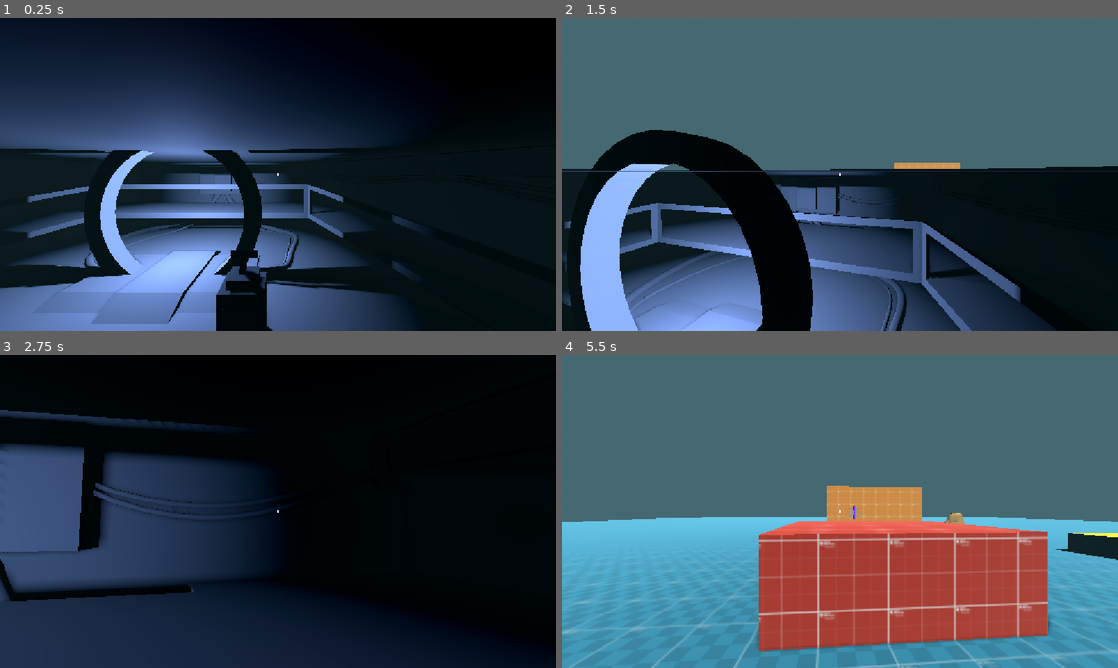
Above: before the commit, frames 1-4 (two rows, left to right).
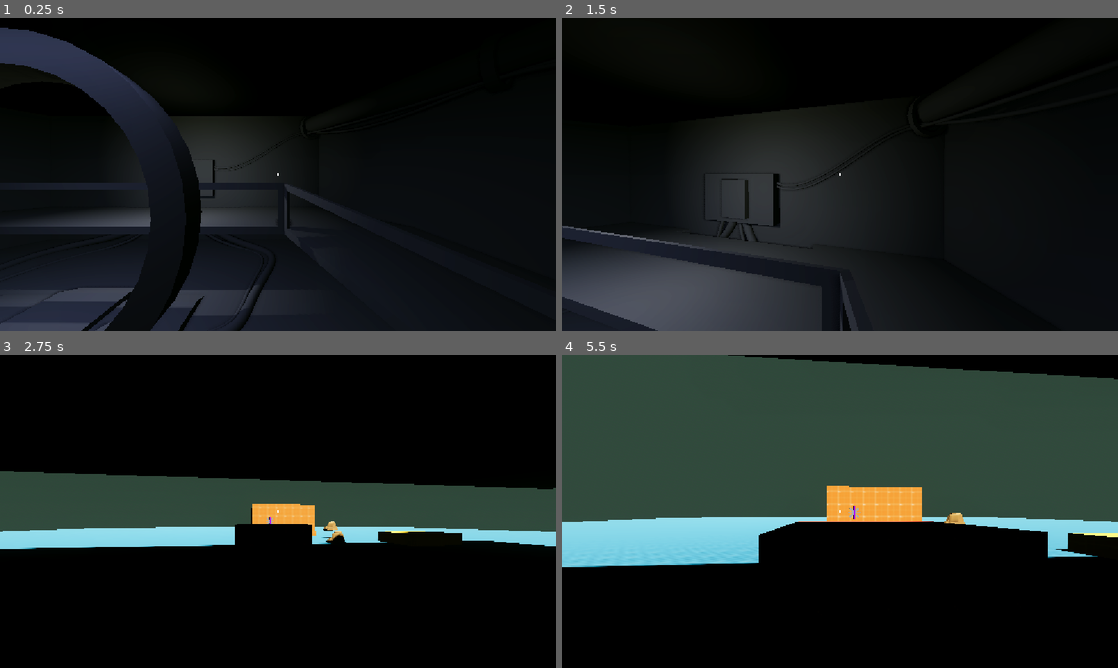
Above: after the commit, the same moments.

Repository: Raamxie/LudumDare60
Game: Godot game, scene res://scenes/main.tscn
Same seed, same stepped clock (60 frames per second), same inputs: the game is played once before the commit and once after it.
Inputs (mouse positions are in pixels of both pictures, inside the frame that each line leads up to):
- Up to frame 1 (0.25 s): no input
- Up to frame 2 (1.5 s): tap Enter at 0.5 s; move the mouse to (867, 174) at 0.52 s; hold W (forward) from 0.53 s (still down); click (867, 174) at 0.6 s; tap Space (jump) at 0.77 s; move the mouse to (812, 174) at 1.27 s; tap Q (drop) at 1.35 s
- Up to frame 3 (2.75 s): keep holding W (forward); tap Space (jump) at 1.52 s; move the mouse to (289, 505) at 2.02 s; tap E (interact) at 2.1 s
- Up to frame 4 (5.5 s): keep holding W (forward); move the mouse to (834, 517) at 2.77 s; tap Shift (sprint) at 2.85 s; tap Space (jump) at 3.02, 3.77, 4.52 s; move the mouse to (878, 514) at 3.52 s; tap F (use_tool) at 3.6 s; move the mouse to (795, 508) at 4.27 s; tap 1 at 4.35 s; move the mouse to (845, 511) at 5.02 s; tap 2 at 5.1 s

The runs differ from the first frame. In frame 1, 49% of the frame differs, in the area x 0-77%, y 0-100%; in frame 2, 77%; in frame 3, 48%; in frame 4, 100%, in the area x 0-100%, y 0-100%.

Commit message:
Lights + LED lights

Diff:
--- a/ludum-dare-60/assets/models/Room/LED_Light_green.tscn
+++ b/ludum-dare-60/assets/models/Room/LED_Light_green.tscn
@@ -5,12 +5,24 @@
 bottom_radius = 0.65
 height = 0.365
 
+[sub_resource type="StandardMaterial3D" id="StandardMaterial3D_0a3du"]
+albedo_color = Color(0.5689727, 0.56897277, 0.5689727, 1)
+
 [sub_resource type="CapsuleMesh" id="CapsuleMesh_yta21"]
 
 [sub_resource type="StandardMaterial3D" id="StandardMaterial3D_j4j6x"]
 emission_enabled = true
-emission = Color(0.3268272, 0.6228538, 3.85046e-07, 1)
-emission_energy_multiplier = 1.35
+emission = Color(0, 0.43726265, 0.21714598, 1)
+emission_energy_multiplier = 2.6
+
+[sub_resource type="CapsuleMesh" id="CapsuleMesh_j4j6x"]
+
+[sub_resource type="StandardMaterial3D" id="StandardMaterial3D_33p2j"]
+transparency = 1
+blend_mode = 1
+cull_mode = 2
+albedo_color = Color(0.33333334, 0.59607846, 0.27450982, 0.60784316)
+refraction_scale = -1.0
 
 [node name="Node3D" type="Node3D" unique_id=52842329]
 transform = Transform3D(0.16, 0, 0, 0, 0.16, 0, 0, 0, 0.16, 0, 0, 0)
@@ -18,8 +30,14 @@
 [node name="MeshInstance3D2" type="MeshInstance3D" parent="." unique_id=687912127]
 transform = Transform3D(1, 0, 0, 0, 1, 0, 0, 0, 1, 0, 0.16453397, 0)
 mesh = SubResource("CylinderMesh_yta21")
+surface_material_override/0 = SubResource("StandardMaterial3D_0a3du")
 
 [node name="MeshInstance3D" type="MeshInstance3D" parent="." unique_id=101817216]
-transform = Transform3D(1, 0, 0, 0, 1, 0, 0, 0, 1, 0, 0.87963384, 0)
+transform = Transform3D(0.35, 0, 0, 0, 0.35, 0, 0, 0, 0.35, 0, 0.4364119, 0)
 mesh = SubResource("CapsuleMesh_yta21")
 surface_material_override/0 = SubResource("StandardMaterial3D_j4j6x")
+
+[node name="MeshInstance3D3" type="MeshInstance3D" parent="." unique_id=2107160394]
+transform = Transform3D(0.8332499, 0, 0, 0, 0.8332499, 0, 0, 0, 0.8332499, 0, 0.6595055, 0)
+mesh = SubResource("CapsuleMesh_j4j6x")
+surface_material_override/0 = SubResource("StandardMaterial3D_33p2j")
--- a/ludum-dare-60/assets/models/Room/LED_Light_red.tscn
+++ b/ludum-dare-60/assets/models/Room/LED_Light_red.tscn
@@ -1,25 +1,43 @@
-[gd_scene format=3 uid="uid://1ruo2haqqkw"]
+[gd_scene format=3 uid="uid://d361sy0nnpy2s"]
 
 [sub_resource type="CylinderMesh" id="CylinderMesh_yta21"]
 top_radius = 0.65
 bottom_radius = 0.65
 height = 0.365
 
+[sub_resource type="StandardMaterial3D" id="StandardMaterial3D_0a3du"]
+albedo_color = Color(0.5689727, 0.56897277, 0.5689727, 1)
+
 [sub_resource type="CapsuleMesh" id="CapsuleMesh_yta21"]
 
 [sub_resource type="StandardMaterial3D" id="StandardMaterial3D_j4j6x"]
 emission_enabled = true
-emission = Color(1, 0, 0, 1)
-emission_energy_multiplier = 1.35
+emission = Color(1, 0, 0.09411765, 1)
+emission_energy_multiplier = 2.6
+
+[sub_resource type="CapsuleMesh" id="CapsuleMesh_j4j6x"]
+
+[sub_resource type="StandardMaterial3D" id="StandardMaterial3D_33p2j"]
+transparency = 1
+blend_mode = 1
+cull_mode = 2
+albedo_color = Color(1, 0.1882353, 0.2, 0.60784316)
+refraction_scale = -1.0
 
 [node name="Node3D" type="Node3D" unique_id=52842329]
-transform = Transform3D(0.16, 0, 0, 0, 0.16, 0, 0, 0, 0.16, 0, 0, 0)
+transform = Transform3D(0.09, 0, 0, 0, 0.09, 0, 0, 0, 0.09, 0, 0, 0)
 
 [node name="MeshInstance3D2" type="MeshInstance3D" parent="." unique_id=687912127]
 transform = Transform3D(1, 0, 0, 0, 1, 0, 0, 0, 1, 0, 0.16453397, 0)
 mesh = SubResource("CylinderMesh_yta21")
+surface_material_override/0 = SubResource("StandardMaterial3D_0a3du")
 
 [node name="MeshInstance3D" type="MeshInstance3D" parent="." unique_id=101817216]
-transform = Transform3D(1, 0, 0, 0, 1, 0, 0, 0, 1, 0, 0.87963384, 0)
+transform = Transform3D(0.35, 0, 0, 0, 0.35, 0, 0, 0, 0.35, 0, 0.4364119, 0)
 mesh = SubResource("CapsuleMesh_yta21")
 surface_material_override/0 = SubResource("StandardMaterial3D_j4j6x")
+
+[node name="MeshInstance3D3" type="MeshInstance3D" parent="." unique_id=2107160394]
+transform = Transform3D(0.8332499, 0, 0, 0, 0.8332499, 0, 0, 0, 0.8332499, 0, 0.6595055, 0)
+mesh = SubResource("CapsuleMesh_j4j6x")
+surface_material_override/0 = SubResource("StandardMaterial3D_33p2j")
--- a/ludum-dare-60/assets/models/Room/LED_Light_yellow.tscn
+++ b/ludum-dare-60/assets/models/Room/LED_Light_yellow.tscn
@@ -5,21 +5,45 @@
 bottom_radius = 0.65
 height = 0.365
 
+[sub_resource type="StandardMaterial3D" id="StandardMaterial3D_0a3du"]
+albedo_color = Color(0.5689727, 0.56897277, 0.5689727, 1)
+
 [sub_resource type="CapsuleMesh" id="CapsuleMesh_yta21"]
 
 [sub_resource type="StandardMaterial3D" id="StandardMaterial3D_j4j6x"]
 emission_enabled = true
-emission = Color(0.6806012, 0.5022167, 0, 1)
-emission_energy_multiplier = 1.35
+emission = Color(0.5703901, 0.5696849, 3.85046e-07, 1)
+emission_energy_multiplier = 2.6
+
+[sub_resource type="CapsuleMesh" id="CapsuleMesh_j4j6x"]
+
+[sub_resource type="StandardMaterial3D" id="StandardMaterial3D_33p2j"]
+transparency = 1
+blend_mode = 1
+cull_mode = 2
+albedo_color = Color(0.55045414, 0.45111096, 0.12676367, 0.60784316)
+refraction_scale = -1.0
 
 [node name="Node3D" type="Node3D" unique_id=52842329]
-transform = Transform3D(0.16, 0, 0, 0, 0.16, 0, 0, 0, 0.16, 0, 0, 0)
+transform = Transform3D(0.09, 0, 0, 0, 0.09, 0, 0, 0, 0.09, 0, 0, 0)
 
 [node name="MeshInstance3D2" type="MeshInstance3D" parent="." unique_id=687912127]
 transform = Transform3D(1, 0, 0, 0, 1, 0, 0, 0, 1, 0, 0.16453397, 0)
 mesh = SubResource("CylinderMesh_yta21")
+surface_material_override/0 = SubResource("StandardMaterial3D_0a3du")
 
 [node name="MeshInstance3D" type="MeshInstance3D" parent="." unique_id=101817216]
-transform = Transform3D(1, 0, 0, 0, 1, 0, 0, 0, 1, 0, 0.87963384, 0)
+transform = Transform3D(0.35, 0, 0, 0, 0.35, 0, 0, 0, 0.35, 0, 0.4364119, 0)
 mesh = SubResource("CapsuleMesh_yta21")
 surface_material_override/0 = SubResource("StandardMaterial3D_j4j6x")
+
+[node name="OmniLight3D" type="OmniLight3D" parent="MeshInstance3D" unique_id=985406367]
+transform = Transform3D(31.74603, 0, 0, 0, 31.74603, 0, 0, 0, 31.74603, 0, 1.271609, 0)
+light_color = Color(1, 1, 0.38431373, 1)
+light_energy = 0.165
+omni_range = 0.145
+
+[node name="MeshInstance3D3" type="MeshInstance3D" parent="." unique_id=2107160394]
+transform = Transform3D(0.8332499, 0, 0, 0, 0.8332499, 0, 0, 0, 0.8332499, 0, 0.6595055, 0)
+mesh = SubResource("CapsuleMesh_j4j6x")
+surface_material_override/0 = SubResource("StandardMaterial3D_33p2j")
--- a/ludum-dare-60/scenes/main.tscn
+++ b/ludum-dare-60/scenes/main.tscn
@@ -8,6 +8,9 @@
 [ext_resource type="PackedScene" uid="uid://dqkmbtx00qkb4" path="res://scenes/box_object.tscn" id="6_tefeu"]
 [ext_resource type="PackedScene" uid="uid://bbr83scbn10xt" path="res://scenes/Interaction Panels/Valve_Panel.tscn" id="8_85g3d"]
 [ext_resource type="PackedScene" uid="uid://c24eum0t5phaq" path="res://scenes/box_item.tscn" id="8_tipki"]
+[ext_resource type="PackedScene" uid="uid://b182lyb1nrcc" path="res://assets/models/Room/LED_Light_yellow.tscn" id="11_ya4ey"]
+[ext_resource type="PackedScene" uid="uid://dm4uaqpxfwxts" path="res://assets/models/Room/LED_Light_green.tscn" id="12_eb6dy"]
+[ext_resource type="PackedScene" uid="uid://d361sy0nnpy2s" path="res://assets/models/Room/LED_Light_red.tscn" id="13_trceg"]
 [ext_resource type="PackedScene" uid="uid://o2ijm6dmngno" path="res://assets/models/Room/Room_blockout.fbx" id="15_jkv2x"]
 [ext_resource type="PackedScene" uid="uid://diixd6fgdph0i" path="res://scenes/items/flashlight.tscn" id="17_muem4"]
 
@@ -40,15 +43,34 @@
 background_mode = 2
 sky = SubResource("Sky_yf5fn")
 ambient_light_source = 2
-ambient_light_color = Color(0.73, 1, 0.9955, 1)
-ambient_light_energy = 0.0
+ambient_light_color = Color(0.117501564, 0.1262055, 0.10589004, 1)
+ambient_light_energy = 0.51
+tonemap_mode = 3
 ssao_enabled = true
 glow_enabled = true
+glow_intensity = 0.63
+glow_bloom = 0.07
 fog_enabled = true
-fog_light_color = Color(0.37820002, 0.56363994, 0.61, 1)
-fog_light_energy = 0.5
+fog_light_color = Color(0.38796708, 0.4915818, 0.43176797, 1)
+fog_light_energy = 0.3
+fog_density = 0.005
+adjustment_enabled = true
+
+[sub_resource type="PlaneMesh" id="PlaneMesh_yta21"]
+
+[sub_resource type="StandardMaterial3D" id="StandardMaterial3D_j4j6x"]
+emission_enabled = true
+emission = Color(0.45425892, 0.7017937, 0.8131284, 1)
+emission_energy_multiplier = 3.2
+
+[sub_resource type="PlaneMesh" id="PlaneMesh_j4j6x"]
+
+[sub_resource type="StandardMaterial3D" id="StandardMaterial3D_33p2j"]
+albedo_color = Color(0.87297064, 0.9184894, 0.9059444, 1)
+refraction_scale = 1.0
 
 [sub_resource type="BoxMesh" id="BoxMesh_g4v7s"]
+size = Vector3(1, 1, 1.27594)
 
 [node name="Main" type="Node3D" unique_id=628576902]
 
@@ -88,29 +110,63 @@
 environment = SubResource("Environment_g4v7s")
 
 [node name="OmniLight3D" type="OmniLight3D" parent="World" unique_id=2081159335]
-transform = Transform3D(1, 0, 0, 0, 1, 0, 0, 0, 1, -6.3860483, 1.9981183, 20.057615)
-light_color = Color(0.53999996, 0.655, 1, 1)
-light_energy = 2.0
+transform = Transform3D(1, 0, 0, 0, 1, 0, 0, 0, 1, -6.3860483, 3.220427, 20.057615)
+light_color = Color(0.9066097, 0.894429, 0.84362614, 1)
+light_energy = 0.04
 shadow_enabled = true
 
 [node name="OmniLight3D2" type="OmniLight3D" parent="World" unique_id=179669134]
-transform = Transform3D(1, 0, 0, 0, 1, 0, 0, 0, 1, -18.12917, 2.7965333, 25.93191)
-light_color = Color(0.6333333, 1, 0.6, 1)
-shadow_enabled = true
+transform = Transform3D(1, 0, 0, 0, 1, 0, 0, 0, 1, -17.37881, 4.0188417, 29.049616)
+light_color = Color(0.6974831, 0.78235775, 0.64224386, 1)
+light_energy = 0.04
+light_indirect_energy = 1.317
+light_volumetric_fog_energy = 7.287
+light_specular = 0.0
+shadow_enabled = true
+
+[node name="OmniLight3D8" type="OmniLight3D" parent="World" unique_id=720808966]
+transform = Transform3D(1, 0, 0, 0, 1, 0, 0, 0, 1, -17.37881, 4.0188417, 32.761135)
+light_color = Color(0.9066097, 0.894429, 0.84362614, 1)
+light_energy = 0.025
+light_indirect_energy = 1.317
+light_volumetric_fog_energy = 7.287
+light_specular = 0.0
+
+[node name="OmniLight3D6" type="OmniLight3D" parent="World" unique_id=478704919]
+transform = Transform3D(1, 0, 0, 0, 1, 0, 0, 0, 1, -19.578074, 2.9156816, 29.68222)
+light_color = Color(0.961121, 0.40826464, 0.421517, 1)
+light_energy = 0.01
+light_indirect_energy = 1.317
+light_volumetric_fog_energy = 7.287
+light_specular = 0.0
+shadow_enabled = true
+
+[node name="OmniLight3D7" type="OmniLight3D" parent="World" unique_id=543156539]
+transform = Transform3D(1, 0, 0, 0, 1, 0, 0, 0, 1, -7.249284, 3.3178437, 30.981514)
+light_color = Color(0.961121, 0.40826464, 0.421517, 1)
+light_energy = 0.025
+light_indirect_energy = 1.317
+light_volumetric_fog_energy = 7.287
+light_specular = 0.0
+omni_range = 5.13
 
 [node name="OmniLight3D3" type="OmniLight3D" parent="World" unique_id=322812333]
-transform = Transform3D(1, 0, 0, 0, 1, 0, 0, 0, 1, -20.059284, 2.7965336, 34.921234)
-light_color = Color(0.6333333, 1, 0.6, 1)
-shadow_enabled = true
+transform = Transform3D(1, 0, 0, 0, 1, 0, 0, 0, 1, -20.059284, 4.018842, 35.531948)
+light_color = Color(0.53271604, 0.6225825, 0.53133196, 1)
+light_energy = 0.01
+shadow_enabled = true
+omni_range = 9.258
 
 [node name="OmniLight3D4" type="OmniLight3D" parent="World" unique_id=2005140608]
-transform = Transform3D(1, 0, 0, 0, 1, 0, 0, 0, 1, 6.096037, 2.7965336, 28.478294)
-light_color = Color(0.6333333, 1, 0.6, 1)
+transform = Transform3D(1, 0, 0, 0, 1, 0, 0, 0, 1, 6.096037, 4.018842, 30.980373)
+light_color = Color(0.53271604, 0.6225825, 0.53133196, 1)
+light_energy = 0.04
 shadow_enabled = true
 
 [node name="OmniLight3D5" type="OmniLight3D" parent="World" unique_id=1415837325]
-transform = Transform3D(1, 0, 0, 0, 1, 0, 0, 0, 1, -3.735273, 2.7965336, 29.642235)
-light_color = Color(0.6333333, 1, 0.6, 1)
+transform = Transform3D(1, 0, 0, 0, 1, 0, 0, 0, 1, -4.4950023, 4.3941, 31.814852)
+light_color = Color(0.53271604, 0.6225825, 0.53133196, 1)
+light_energy = 0.04
 shadow_enabled = true
 
 [node name="BoxObject" parent="." unique_id=2132515151 instance=ExtResource("6_tefeu")]
@@ -128,11 +184,57 @@
 [node name="Room" type="Node3D" parent="." unique_id=1334907514]
 
 [node name="Room_blockout" parent="Room" unique_id=1735600828 instance=ExtResource("15_jkv2x")]
-transform = Transform3D(1.25, 0, 0, 0, 1.25, 0, 0, 0, 1.25, -6.4177046, -0.33072412, 22.954878)
+transform = Transform3D(1.25, 0, 0, 0, 1.25, 0, 0, 0, 1.25, -7.200536, -0.20550919, 25.000559)
+
+[node name="AreaLight3D" type="AreaLight3D" parent="Room/Room_blockout" unique_id=117953444]
+transform = Transform3D(0.8, 0, 0, 0, -3.4969116e-08, 0.8, 0, -0.8, -3.4969116e-08, 0, 3.7759783, -1.7145996)
+light_color = Color(0.64630365, 0.6895065, 0.90197897, 1)
+light_energy = 0.725
+area_range = 10.469
+area_attenuation = 1.423
+area_size = Vector2(4.56, 0.79)
+
+[node name="MeshInstance3D" type="MeshInstance3D" parent="Room/Room_blockout/AreaLight3D" unique_id=687511740]
+transform = Transform3D(2.1922202, 0, 0, 0, 1.3113412e-07, 0.0189447, 0, -0.9999998, 2.4842974e-09, 0, 0, 0.09752655)
+mesh = SubResource("PlaneMesh_yta21")
+surface_material_override/0 = SubResource("StandardMaterial3D_j4j6x")
+
+[node name="AreaLight3D" type="AreaLight3D" parent="Room/Room_blockout/AreaLight3D" unique_id=542457348]
+transform = Transform3D(1, 0, 0, 0, -1, -8.742279e-08, 0, 8.742279e-08, -1, 0, -6.866455e-05, 0.01607418)
+light_color = Color(0.68235296, 0.81960785, 1, 1)
+light_energy = 0.345
+area_range = 8.572
+area_attenuation = 1.926
+area_size = Vector2(4.56, 0.039222717)
+
+[node name="AreaLight3D2" type="AreaLight3D" parent="Room/Room_blockout" unique_id=150791411]
+transform = Transform3D(0.8, 0, 0, 0, -3.4969116e-08, 0.8, 0, -0.8, -3.4969116e-08, 0, 3.733726, 2.9821777)
+light_color = Color(0.62528825, 0.7377513, 0.6054448, 1)
+light_energy = 0.123
+area_range = 61.868
+area_size = Vector2(34.745, 6.123)
+
+[node name="MeshInstance3D" type="MeshInstance3D" parent="Room/Room_blockout" unique_id=658758912]
+transform = Transform3D(1.8322823, 0, 0, 0, -1.0000001, -1.1706265e-08, 0, 8.74228e-08, -0.13390405, 0, 3.8673937, -1.6795273)
+mesh = SubResource("PlaneMesh_j4j6x")
+surface_material_override/0 = SubResource("StandardMaterial3D_33p2j")
 
 [node name="MeshInstance3D" type="MeshInstance3D" parent="Room" unique_id=745919226]
-transform = Transform3D(50, 0, 0, 0, 1, 0, 0, 0, 30, -7.3647604, 3.772715, 26.27198)
+transform = Transform3D(50, 0, 0, 0, 1, 0, 0, 0, 30, -7.3647604, 5.1588564, 26.589668)
 mesh = SubResource("BoxMesh_g4v7s")
 
 [node name="Flashlight" parent="." unique_id=1798987676 instance=ExtResource("17_muem4")]
 transform = Transform3D(1, 0, 0, 0, 1, 0, 0, 0, 1, -8.528329, 2.6734576, 27.26478)
+visible = false
+
+[node name="Node3D2" parent="." unique_id=542521742 instance=ExtResource("12_eb6dy")]
+transform = Transform3D(0.07827355, -0.0444213, -1.9417166e-09, 0, -3.9340247e-09, 0.09, -0.0444213, -0.07827355, -3.4214453e-09, -16.93709, 1.940326, 33.983006)
+
+[node name="Node3D3" parent="." unique_id=52842329 instance=ExtResource("11_ya4ey")]
+transform = Transform3D(0.076604515, -0.047241382, 0, 0, 0, 0.08999998, -0.047241386, -0.0766045, 0, -16.93539, 2.3812864, 33.971653)
+
+[node name="Node3D4" parent="." unique_id=1077252042 instance=ExtResource("11_ya4ey")]
+transform = Transform3D(0.076604515, -0.047241382, 0, 0, 0, 0.08999998, -0.047241386, -0.0766045, 0, -16.93539, 2.9077241, 33.971653)
+
+[node name="Node3D" parent="." unique_id=421138743 instance=ExtResource("13_trceg")]
+transform = Transform3D(0.07645383, -0.04748486, -2.0756288e-09, 1.2137576e-16, -3.934024e-09, 0.089999996, -0.04748486, -0.07645383, -3.3419025e-09, -16.940157, 1.507951, 33.952408)
Binary file changed: ludum-dare-60/assets/models/Room/Room_blockout.fbx
